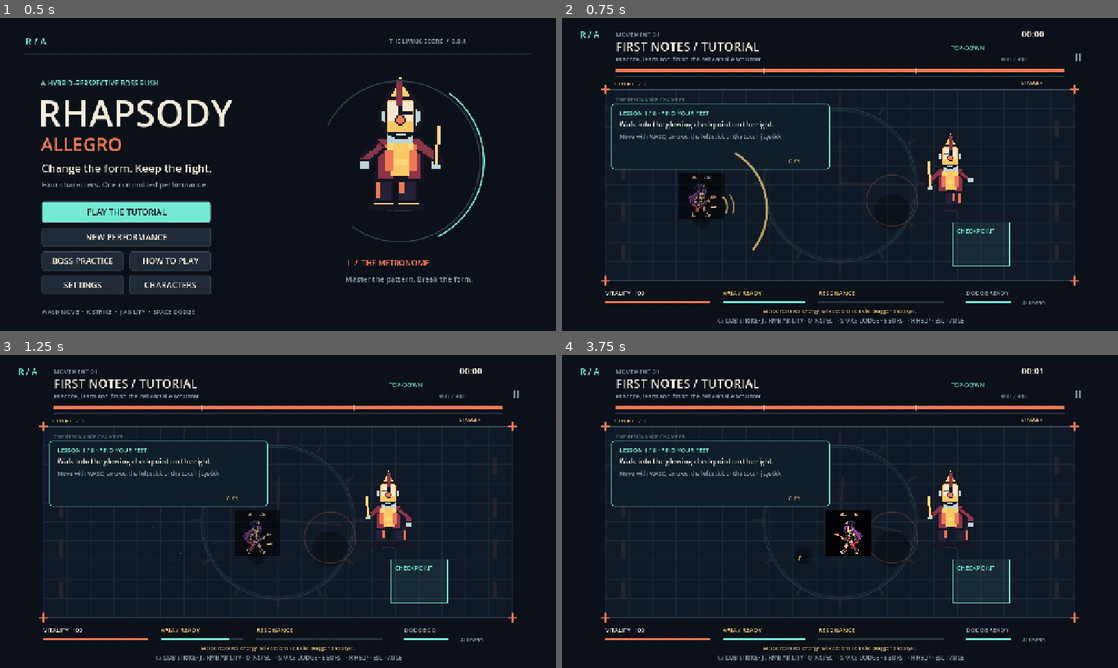
Above: before the commit, frames 1-4 (two rows, left to right).
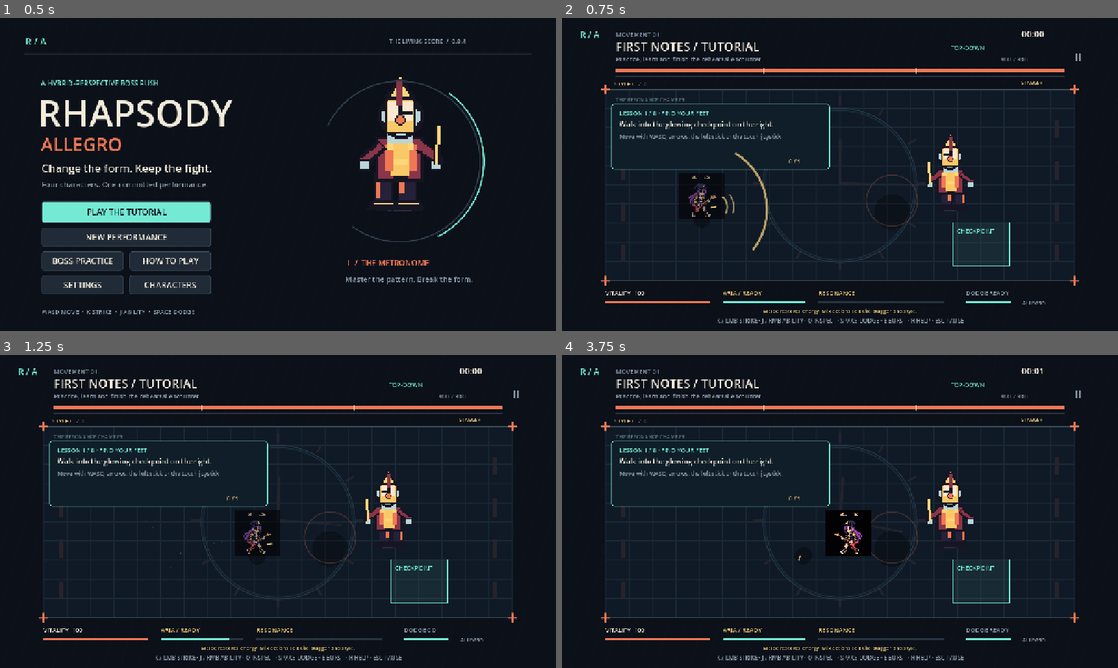
Above: after the commit, the same moments.

Repository: Unborne-Fetus/Rhapsody-Allegro
Game: Godot game, scene res://scenes/main.tscn
Two runs of this game, one before a commit and one after it. Both use one fixed random seed, a clock stepped at 60 frames per second and the inputs below.
Inputs (mouse positions are in pixels of both pictures, inside the frame that each line leads up to):
- Up to frame 1 (0.5 s): no input
- Up to frame 2 (0.75 s): tap Enter at 0.5 s; move the mouse to (962, 158) at 0.52 s; hold D from 0.53 s (still down); tap Tab at 0.6 s; click (962, 158) at 0.67 s
- Up to frame 3 (1.25 s): keep holding D; tap Space at 0.77 s
- Up to frame 4 (3.75 s): release D at 1.25 s; drag from (728, 527) to (812, 574) at 1.27 s; move the mouse to (895, 442) at 2.02 s; hold D 2.03-2.75 s; tap P at 2.1 s; tap Space at 2.75 s; drag from (812, 574) to (673, 464) at 2.77 s; tap Enter at 3.5 s; move the mouse to (1006, 558) at 3.52 s; hold A from 3.53 s (still down); tap L at 3.6 s

Frame 1 is identical in both runs. In frame 2, 0.2% of the frame differs, in the area x 65-74%, y 36-62%; in frame 3, 0.2%; in frame 4, 0.2%.

Commit message:
Pass 1: synchronize boss art with real telegraphs, staggers and strike impacts

Diff:
--- a/scripts/stage_art.gd
+++ b/scripts/stage_art.gd
@@ -11,14 +11,18 @@
 	return Rect2(float(clampi(index,0,11))*CELL.x,0,CELL.x,CELL.y)
 
 static func frame_for(g: Node2D,index: int) -> int:
+	# Do not animate an idle or staggered boss as though it were running.
+	var idle := int(g.total_time*2.5+index)%2
 	if g.screen != "playing" or g.shift_left>0.0:
-		return int(g.total_time*2.5+index)%2
-	if g.boss_flash>0.0:
+		return idle
+	if g.boss_flash>0.0 or g.stagger_time>0.0:
 		return 5
-	if g.charge_time>0.0 or g.attack_timer<0.18:
+	# The pose follows the actual warning and strike, not attack_timer, which
+	# resets before each windup and used to skip most visible attacks.
+	if g.windup>0.0 or g.charge_time>0.0 or g.boss_attack_recoil>0.0:
 		return 4
-	# Two real movement poses alternate as the boss pursues the player.
-	# All boss portraits also animate while the gallery is open.
+	if g.songs.recovery>0.0 or (g.training and not g.training_attacks) or (g.tutorial_active and g.tutorial.step<7):
+		return idle
 	return 2 + int(g.total_time*7.0+index)%2
 
 static func draw(g: Node2D,p: Vector2,index: int,height: float,flip: bool = false,alpha: float = 1.0,lean: float = 0.0) -> void:
@@ -29,7 +33,10 @@
 	if flip:
 		rect.position.x += width
 		rect.size.x = -width
-	g.draw_texture_rect_region(ATLAS,rect,source,Color(1,1,1,alpha),false,true)
+	# A gentle impact tint enhances the existing pixel art without replacing
+	# its native palette or smoothing the nearest-neighbor sprite edges.
+	var tint := Color(1.0,0.78,0.72,alpha) if g.screen == "playing" and g.boss_flash>0.0 else Color(1.0,1.0,1.0,alpha)
+	g.draw_texture_rect_region(ATLAS,rect,source,tint,false,true)
 
 static func boss(g: Node2D,p: Vector2,index: int,size: float) -> void:
 	var flip: bool = g.screen=="playing" and g.boss.x>g.player.x
